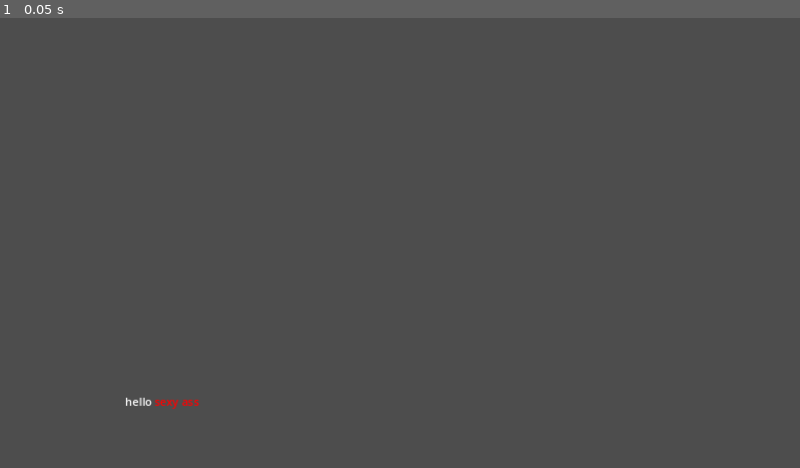
Above: before the commit, frame 1.
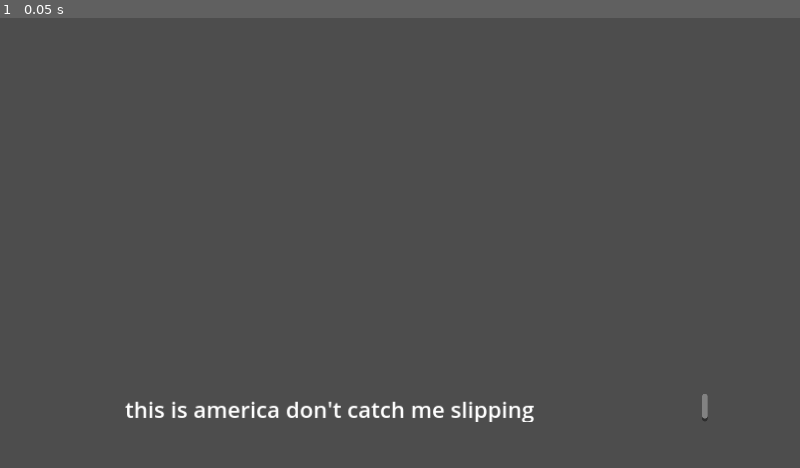
Above: after the commit, the same moment.

Repository: Bbubbee/GhostsInUs
Game: Godot game, scene res://scenes/levels/level_manager/level_manager.tscn
Two runs of this game, one before a commit and one after it. Both use one fixed random seed, a clock stepped at 60 frames per second and the inputs below.
Inputs:
- Up to frame 1 (0.05 s): no input

The runs differ from the first frame. In frame 1, 1.0% of the frame differs, in the area x 15-89%, y 83-90%.

Commit message:
basic typing

Diff:
--- a/scenes/levels/level_manager/base_level.gd
+++ b/scenes/levels/level_manager/base_level.gd
@@ -7,7 +7,7 @@
 			* An autoload "Types" node with class "EnterParams"
 """
 
-var current_line: String = "hello [color=red]sexy ass"
+var text: String = "this is america don't catch me slipping"
 var index: int = 0
 
 signal change_level(level_path: String, enter_params: Types.EnterParams)
@@ -21,7 +21,7 @@
 
 
 func _ready():
-	subtitle.text = current_line
+	subtitle.text = text
 
 
 func init(enter_params: Types.EnterParams = null):
@@ -36,16 +36,17 @@
 		#print(key_typed)
 
 		# Typed the correct character.
-		if key_typed == current_line[index]:
-			print("correct!: " + key_typed)
+		if key_typed == text[index]:
+			# Advance to the next character.
+			index = min(index+1, text.length()-1)
+			set_next_char()
 
-			# Advance to the next character.
-			index = min(index+1, current_line.length()-1)
-			set_next_char(1)
-
-func set_next_char(next_char_index: int):
-	var blue_text = get_bbcode_color_tag(blue) + current_line.substr(0, next_char_index) + get_bbcode_color_tag()
-	print(blue_text)
+# Display correctly typed character
+func set_next_char():
+	var blue_text = get_bbcode_color_tag(blue) + text.substr(0, index) + get_bbcode_color_tag()
+	var green_text = get_bbcode_color_tag(green) + text.substr(index, 1) + get_bbcode_color_tag()
+	var red_text = get_bbcode_color_tag(red) + text.substr(index+1, text.length()-1) + get_bbcode_color_tag()
+	subtitle.text = blue_text+green_text+red_text
 
 
 func get_bbcode_color_tag(color = null) -> String:
--- a/scenes/levels/level_manager/base_level.tscn
+++ b/scenes/levels/level_manager/base_level.tscn
@@ -11,5 +11,6 @@
 offset_right = 1019.0
 offset_bottom = 581.0
 size_flags_vertical = 8
+theme_override_font_sizes/normal_font_size = 32
 bbcode_enabled = true
 text = "Hello test textq"
